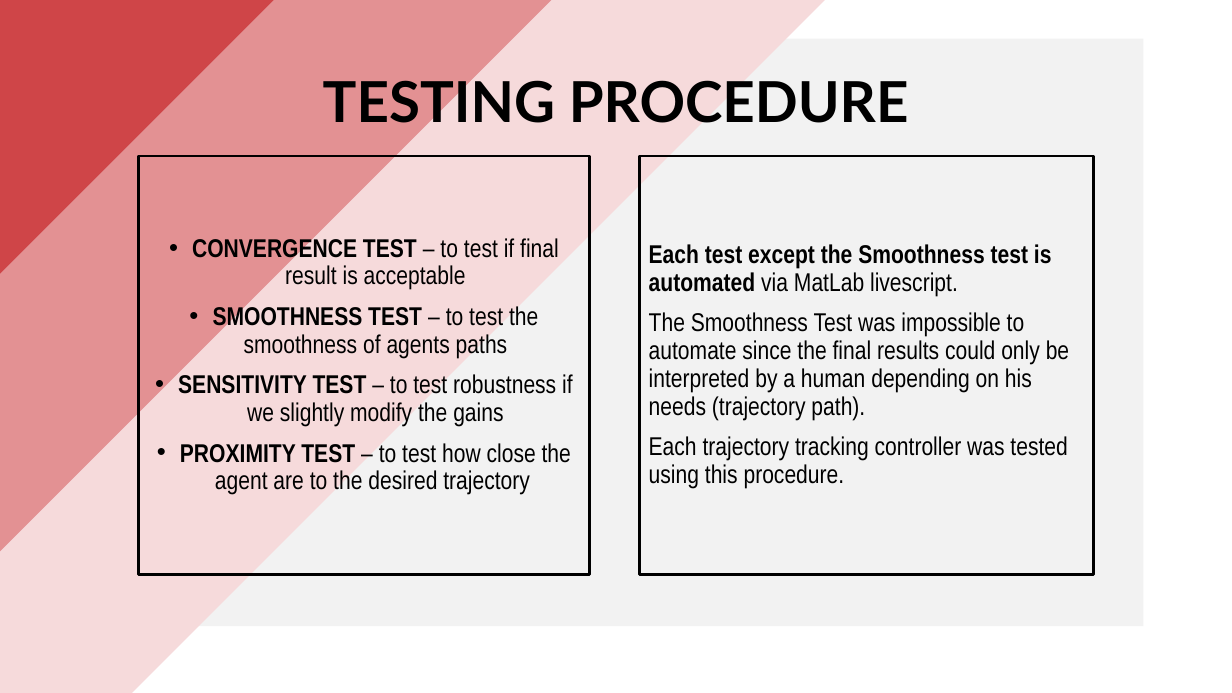
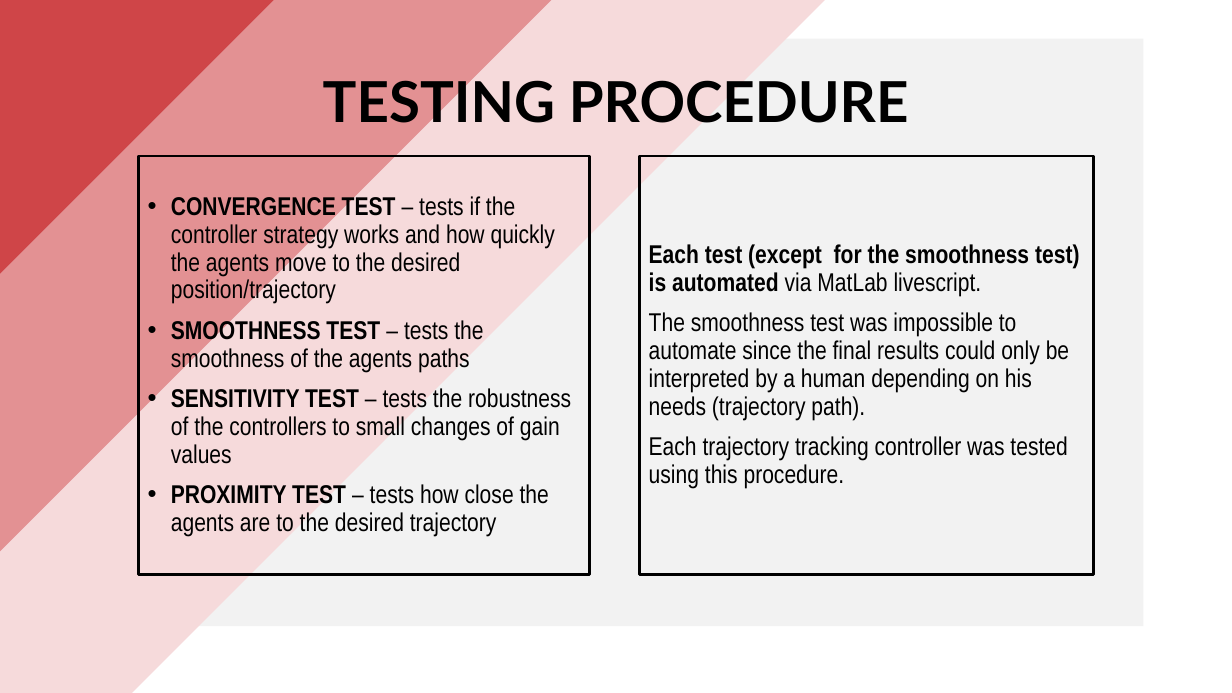
Before and after one commit to PippoGot/R-C2, a slide deck: slide 8 of documentation/presentation.pptx. Drawn at 1232x693 pixels with LibreOffice and Linux fonts; fonts in the diff are those of the drawing. Boxes give left, top, right and bottom in pixels: in the first picture for what was removed or moved away, otherwise in the second. Text is boxed around its words. In the diff, an @@ line names an element or a change of style, - is before the commit and + after.

```diff
--- a/documentation/presentation.pptx
+++ b/documentation/presentation.pptx
@@ text in rectangle at box(171, 194, 571, 537): text changed @@
-• CONVERGENCE TEST – to test if final result is acceptable
-• SMOOTHNESS TEST – to test the smoothness of agents paths
-• SENSITIVITY TEST – to test robustness if we slightly modify the gains
-• PROXIMITY TEST – to test how close the agent are to the desired trajectory
+• CONVERGENCE TEST – tests if the controller strategy works and how quickly the agents move to the desired position/trajectory
+• SMOOTHNESS TEST – tests the smoothness of the agents paths
+• SENSITIVITY TEST – tests the robustness of the controllers to small changes of gain values
+• PROXIMITY TEST – tests how close the agents are to the desired trajectory
@@ text in rectangle at box(649, 244, 1079, 420): text changed @@
-Each test except the Smoothness test is automated via MatLab livescript.
-The Smoothness Test was impossible to automate since the final results could only be interpreted by a human depending on his needs (trajectory path).
+Each test (except for the smoothness test) is automated via MatLab livescript.
+The smoothness test was impossible to automate since the final results could only be interpreted by a human depending on his needs (trajectory path).
```
Also in this commit, not shown: 8 other slides changed, 6 slides added, 1 other file.
